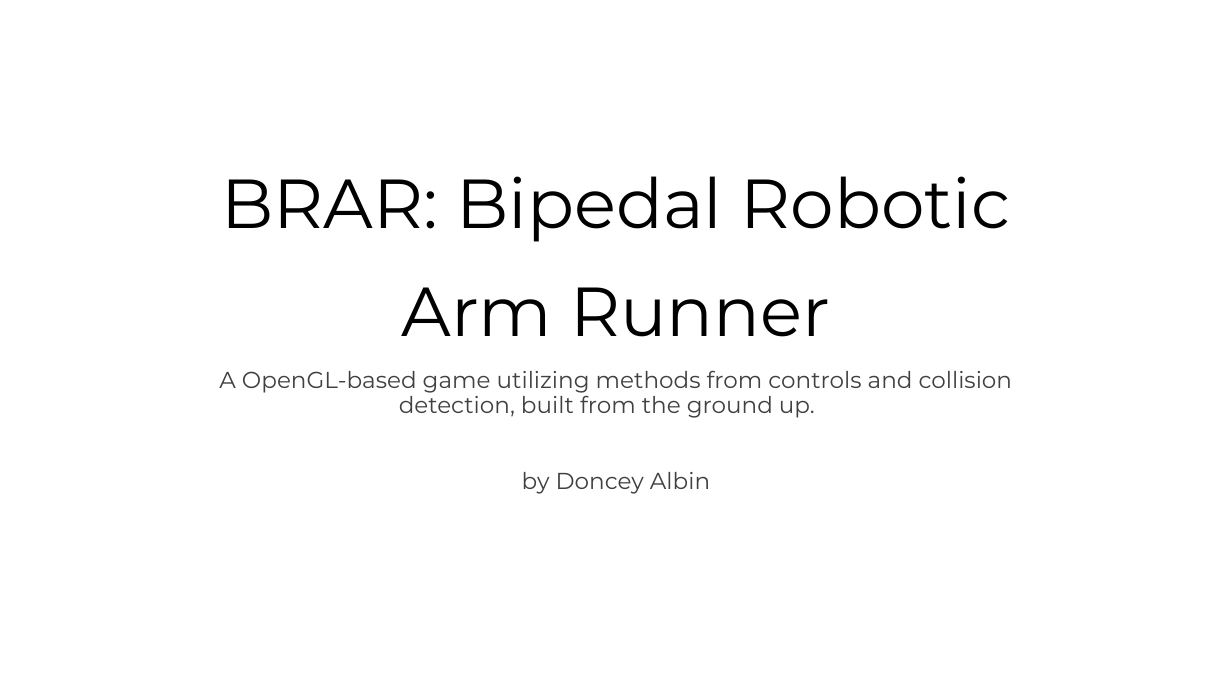
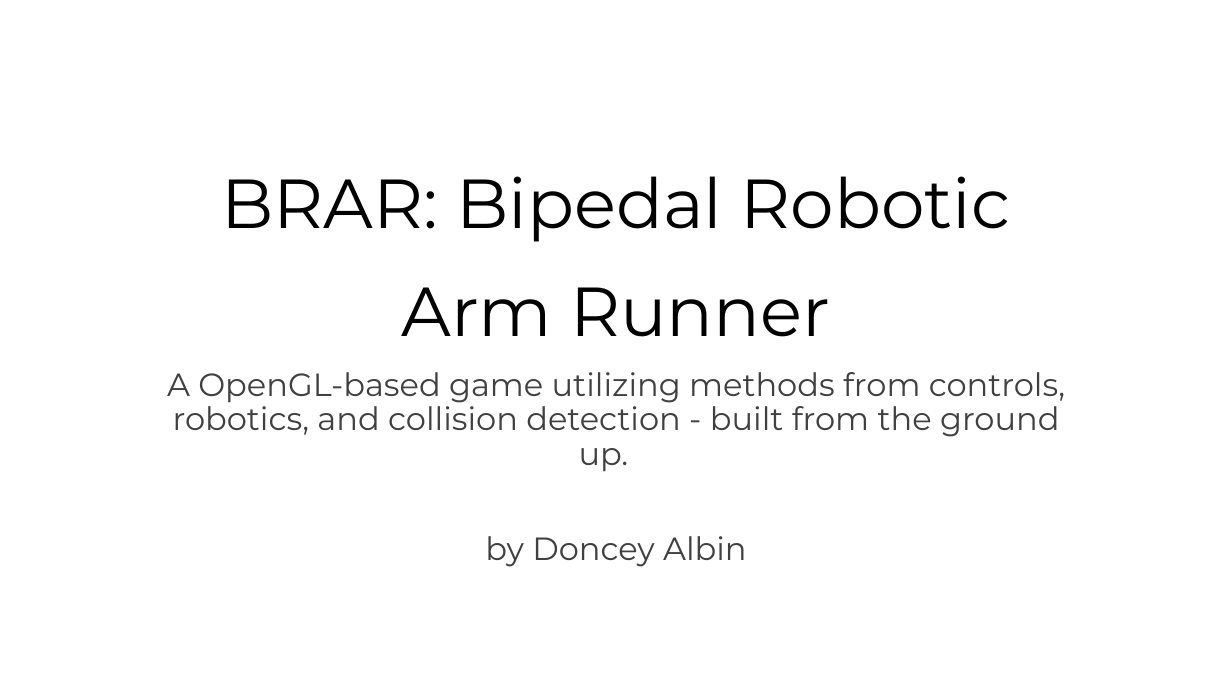
Before and after one commit to donceykong/BRAR, a slide deck: slide 1 of doc/BRAR.pptx. Drawn at 1232x693 pixels with LibreOffice and Linux fonts; fonts in the diff are those of the drawing. Boxes give left, top, right and bottom in pixels: in the first picture for what was removed or moved away, otherwise in the second. Text is boxed around its words. In the diff, an @@ line names an element or a change of style, - is before the commit and + after.

Commit message:
bulk commit

```diff
--- a/doc/BRAR.pptx
+++ b/doc/BRAR.pptx
@@ subtitle at [167, 372, 1065, 472]: text changed; size 18 to 25 pt @@
-A OpenGL-based game utilizing methods from controls and collision detection, built from the ground up.
+A OpenGL-based game utilizing methods from controls, robotics, and collision detection - built from the ground up.
@@ subtitle at [485, 536, 747, 567]: size 18 to 25 pt in "by Doncey Albin" @@
```
